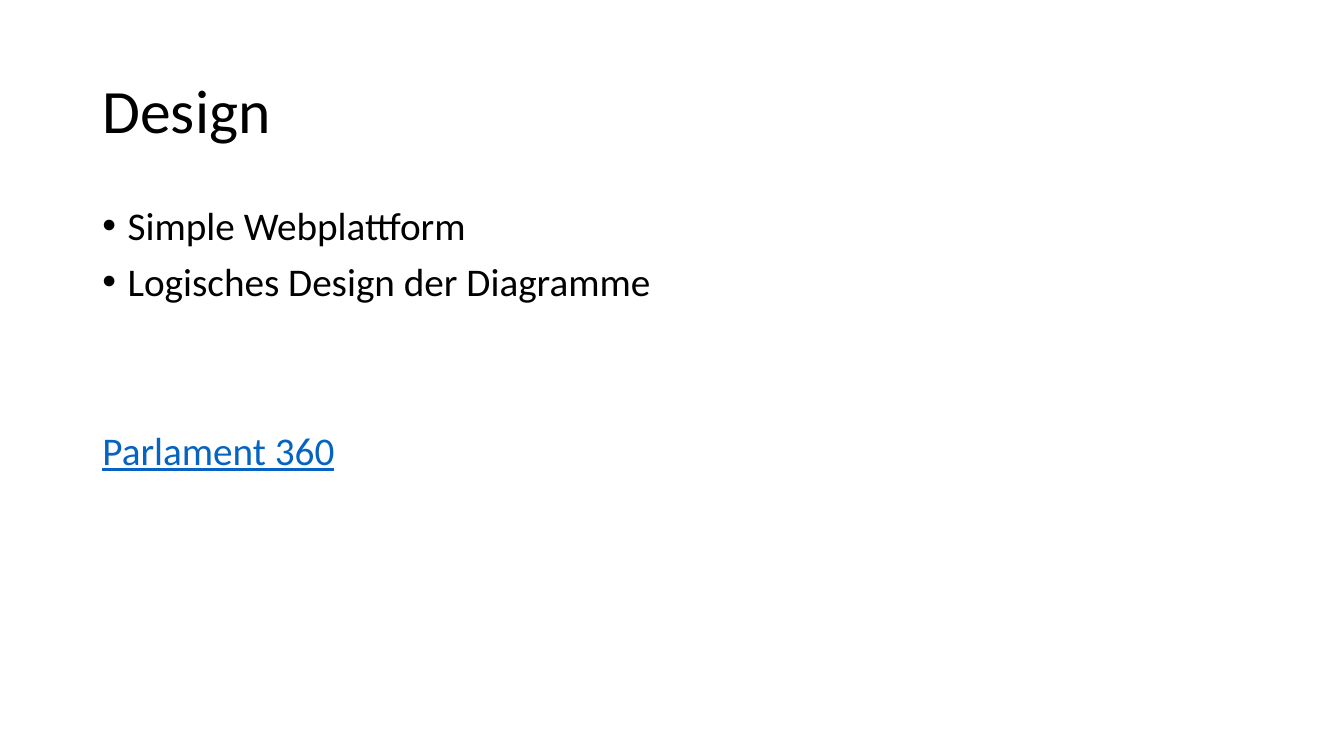
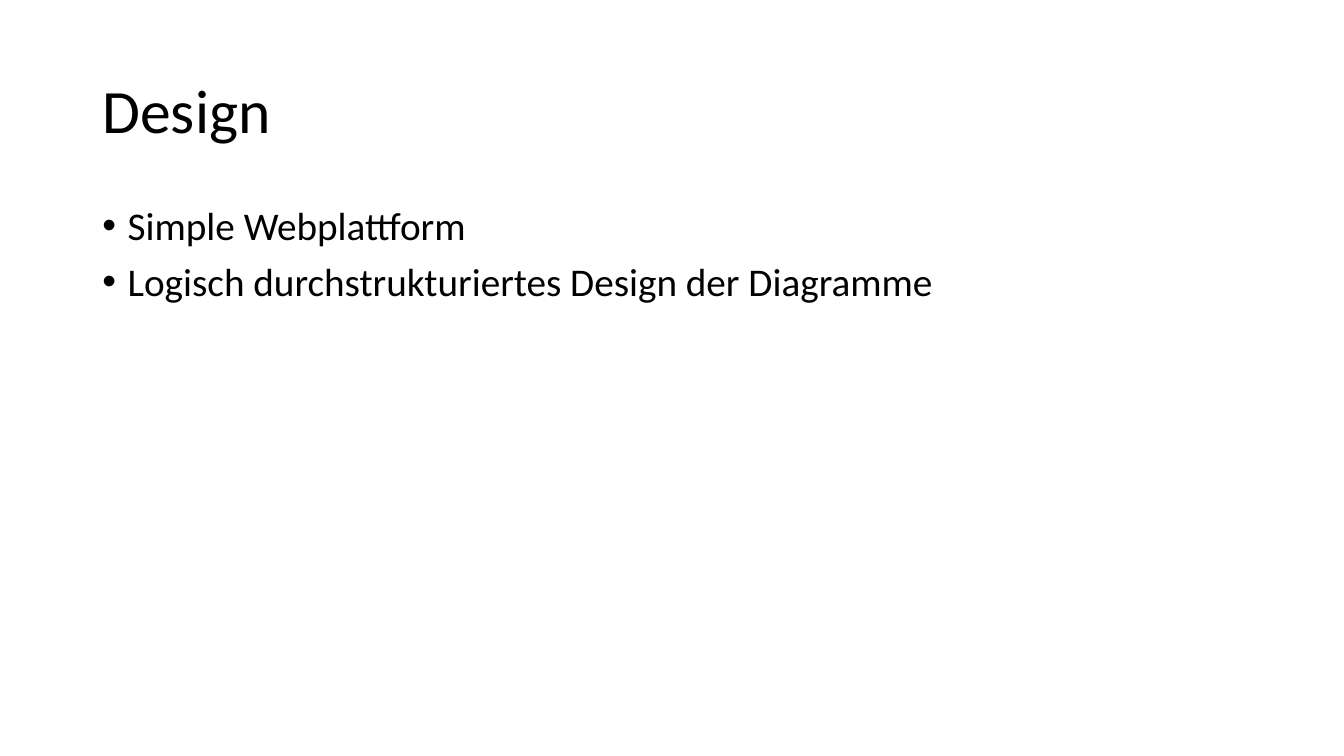
Before and after one commit to SteinChr/Parlament-360, a slide deck: slide 4 of Parlament 360.pptx. Drawn at 1344x756 pixels with LibreOffice and Linux fonts; fonts in the diff are those of the drawing. Boxes give left, top, right and bottom in pixels: in the first picture for what was removed or moved away, otherwise in the second. Text is boxed around its words. In the diff, an @@ line names an element or a change of style, - is before the commit and + after.

Commit message:
presentation changed

```diff
--- a/Parlament 360.pptx
+++ b/Parlament 360.pptx
@@ text at [128, 268, 932, 303]: text changed @@
-• Logisches Design der Diagramme
-Parlament 360
+• Logisch durchstrukturiertes Design der Diagramme
```
